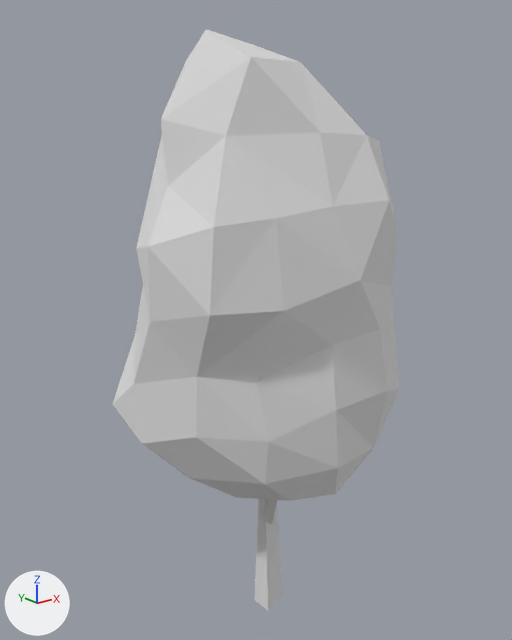
Before and after pictures for a commit that changed the glTF model public/models/tree-beech.glb.
Both versions are drawn from a 50 mm camera at (-4.46, -5.25, 5.51) aimed at (-0.11, 0.18, 3.34). The axes (+X, +Y, +Z) are drawn at lower left. The lights are the same throughout. Where no turn or scale is listed for an object, it has been applied to the vertices.

Before the edit, the objects in view are built like this:
```python
me_tree_beech = bpy.data.meshes.new('tree-beech')
me_tree_beech.from_pydata(...)  # 92 vertices, 166 faces; spans x -1.5..1.27, y -1.13..1.27, z 0.0..6.08
me_tree_beech.materials.append(mat_lowpoly_colors)  # white #e7e7e7
ob_tree_beech = bpy.data.objects.new('tree-beech', me_tree_beech)
ob_tree_beech.location = (0.0, 0.0, 0.0)
```
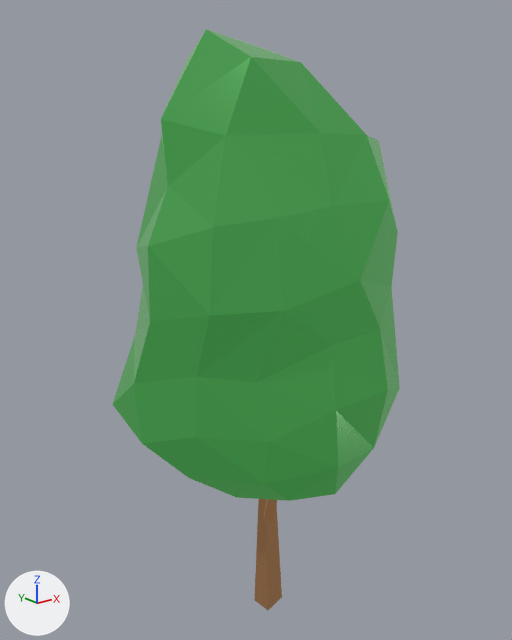
Location of each change, (x1, y1, x2, y2) in pixels of the pictures (512 x 640 px):
'tree-beech', recoloured (grey to green)
    both: (113, 29, 400, 610)

The change, as a diff of the scene's bpy script:
```diff
--- a/public/models/tree-beech.glb.py
+++ b/public/models/tree-beech.glb.py
@@ img_base @@
+img_base = load_image('base', '_unpacked/base', 1024, 1024, 'sRGB')
@@ mat_lowpoly_colors_001 @@
+mat_lowpoly_colors_001 = bpy.data.materials.new('LOWPOLY-COLORS.001')
+# uses the picture img_base
@@ me_tree_beech @@
 me_tree_beech.from_pydata(...)  # 92 vertices, 166 faces; spans x -1.5..1.27, y -1.13..1.27, z 0.0..6.08
-me_tree_beech.materials.append(mat_lowpoly_colors)  # white #e7e7e7
+me_tree_beech.materials.append(mat_lowpoly_colors_001)
```
